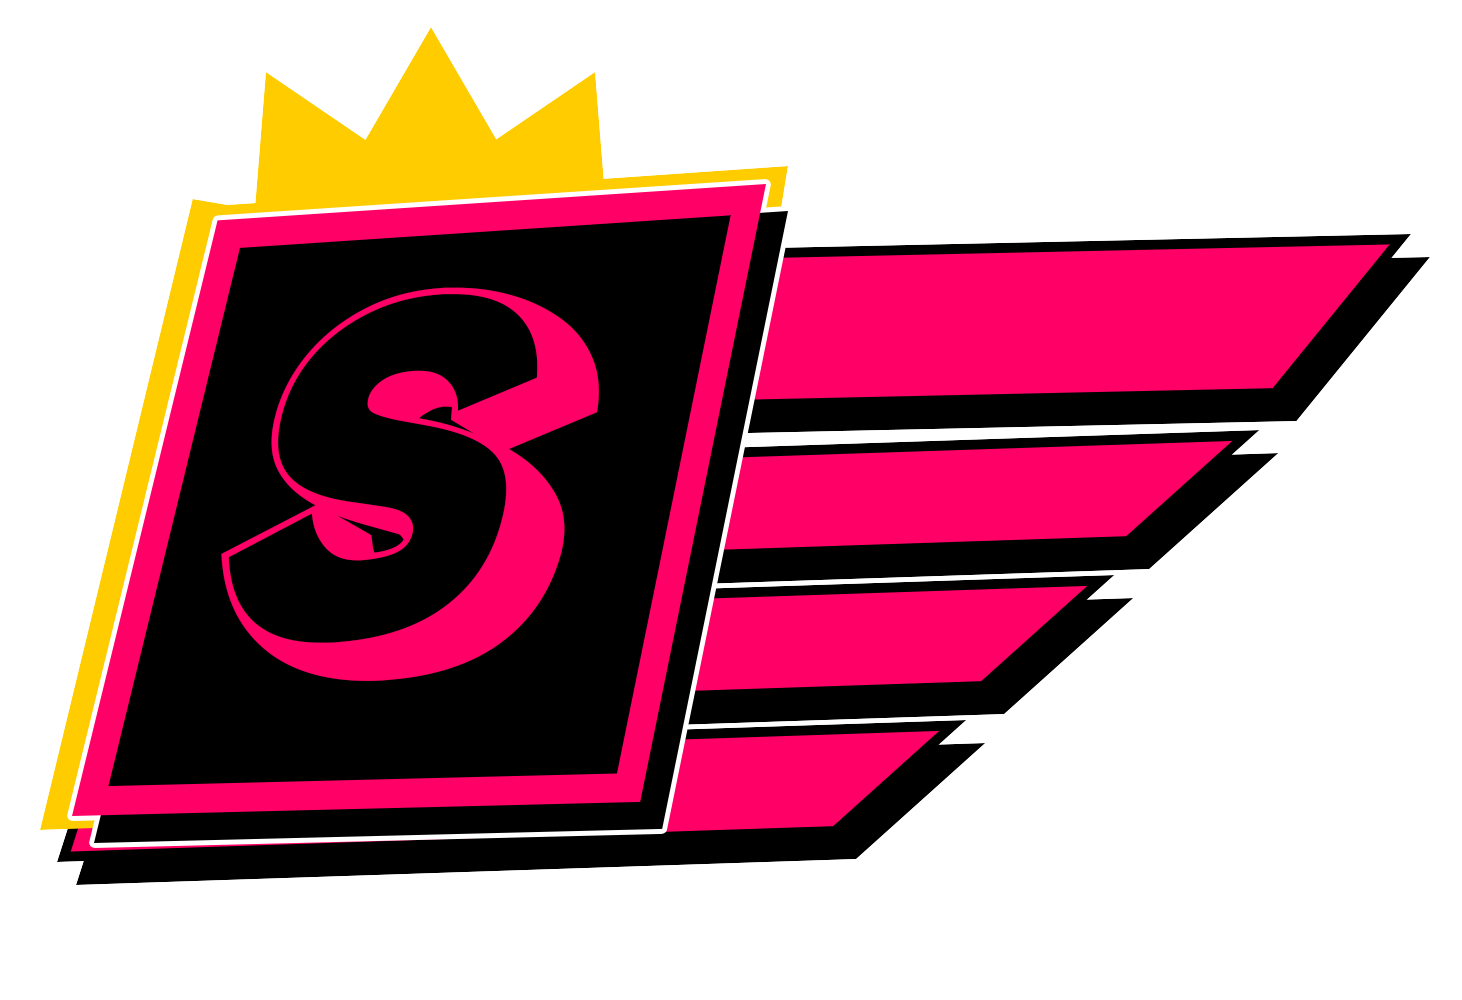
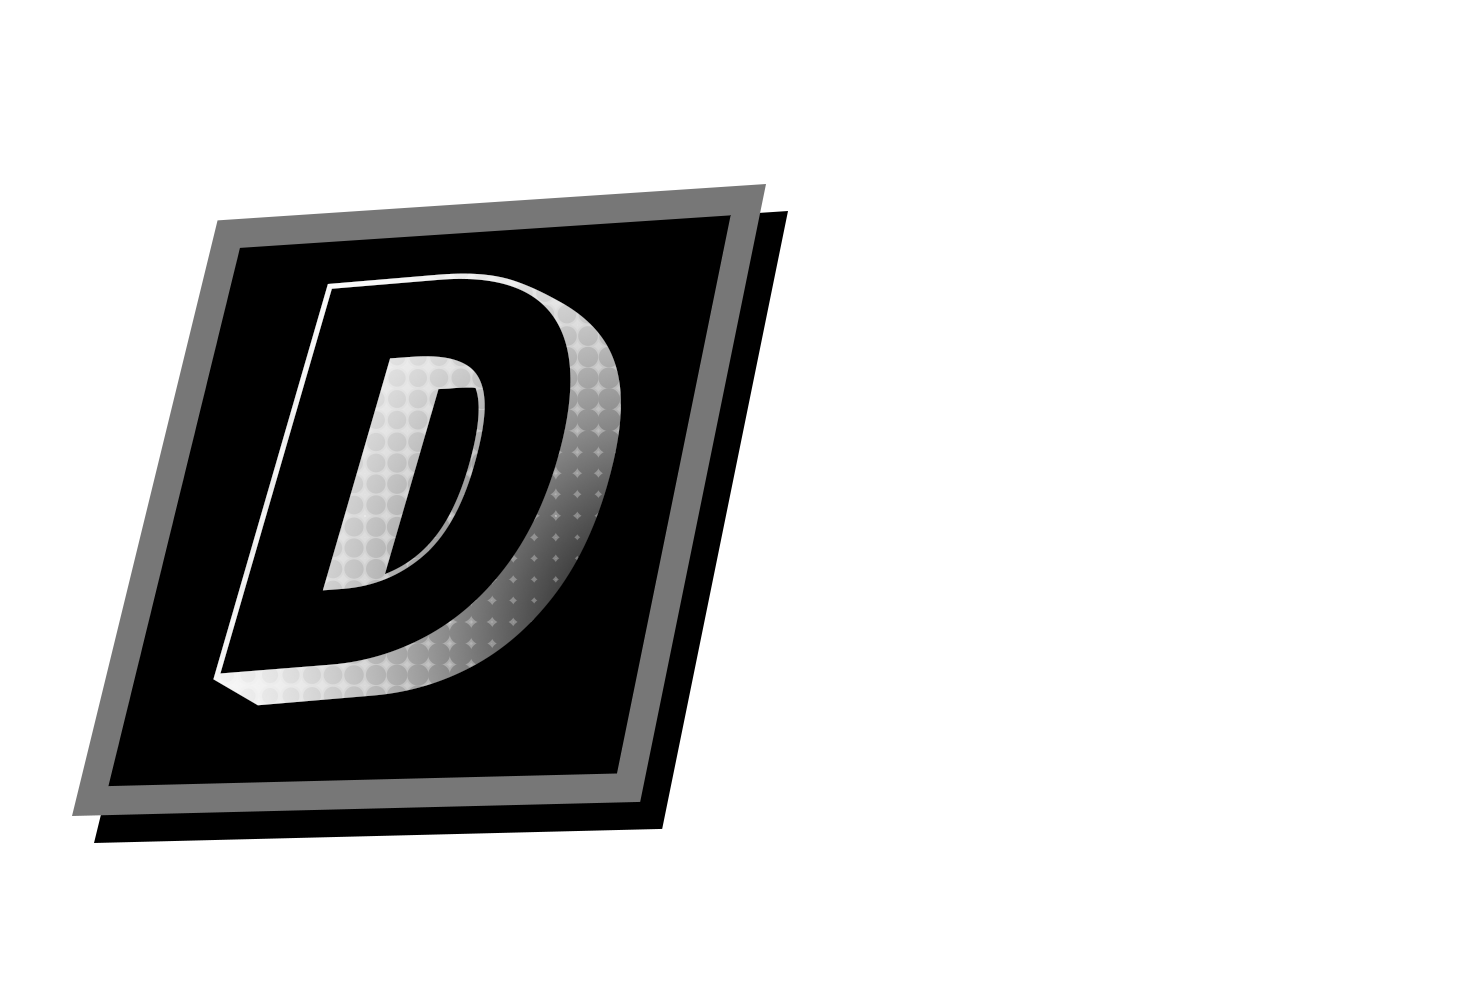
Two versions of the same layered image (1462 × 1000). Layer-by-layer changes:
added layer "Camada 2" (luminosity) above "D" over bbox(85, 51, 1252, 885)
renamed "s" to "D", painted on it over bbox(213, 273, 621, 706)
painted on "Retângulo 1" over bbox(72, 184, 766, 816)
removed layer "Triângulo 1" (1st of 3) over bbox(250, 72, 430, 248)
removed layer "Triângulo 1" (2nd of 3) over bbox(431, 72, 611, 236)
removed layer "Triângulo 1" (3rd of 3) over bbox(331, 27, 531, 199)
removed layer "Retângulo 4" over bbox(193, 166, 788, 301)
renamed "Retângulo 3" to "Triângulo 2", hid it, painted on it over bbox(40, 69, 794, 843)
removed layer "Retângulo 2" over bbox(57, 234, 1411, 862)
added layer "Camada 1" (luminosity, 86%) above "Retângulo 2" over bbox(40, 27, 1228, 885)